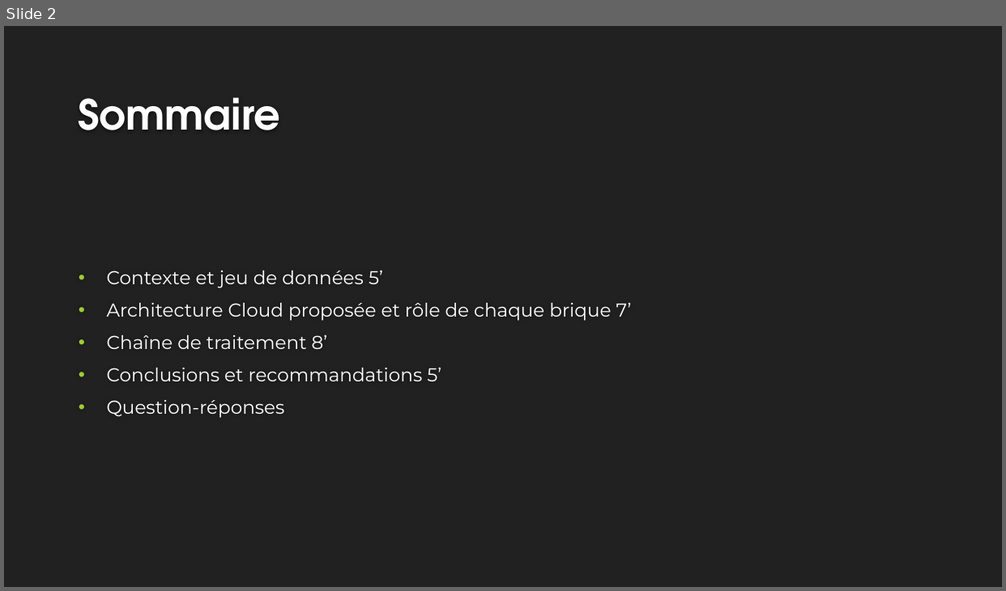
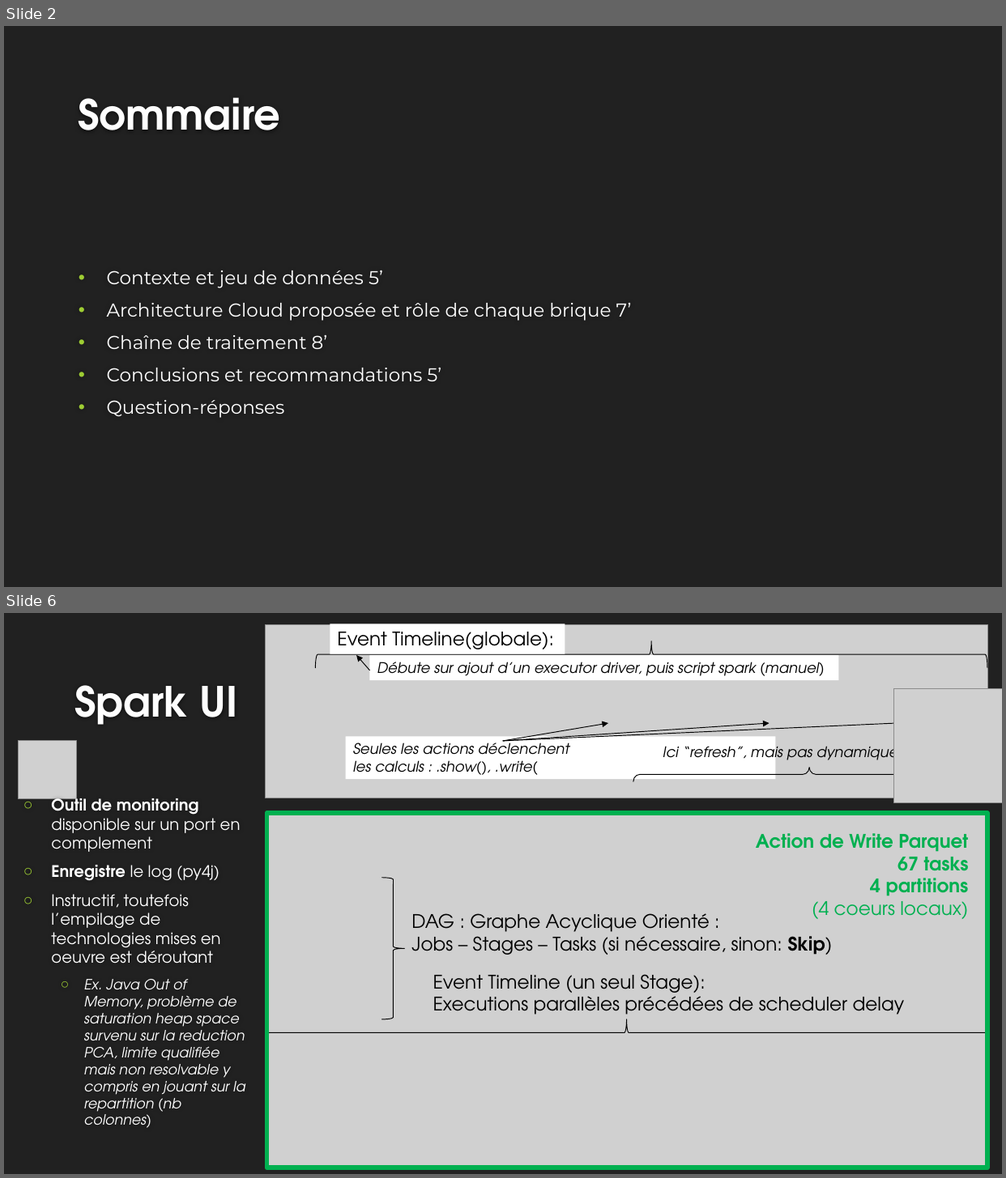
Before and after one commit to EtienneLardeur/P8_FruitsRecognition, a slide deck: P8_Big_Data.pptx. Shown one above the other, each under a label of ours: slide 2 before the commit, slides 2 and 6 after it; the slides between them are not shown. The pictures are 1006x591 and 1006x1178 pixels, drawn with LibreOffice and Linux fonts; fonts in the diff are those of the drawing; grey boxes stand for pictures; background and template pictures are left out. Boxes give left, top, right and bottom in pixels: in the first picture for what was removed or moved away, otherwise in the second. Text is boxed around its words. In the diff, an @@ line names an element or a change of style, - is before the commit and + after.

```diff
--- a/P8_Big_Data.pptx
+++ b/P8_Big_Data.pptx
@@ slide 6 added at (4, 613, 1002, 1174), background #212121 @@
@@ picture added at (266, 625, 987, 798) @@
@@ rectangle added at (330, 624, 565, 653), fill #FFFFFF, 18 pt, text #000000 @@
+Event Timeline(globale):
@@ right brace added at (315, 641, 987, 667), outline #000000 0.75 pt @@
@@ arrow added from (370, 671) to (356, 655), #000000 0.75 pt @@
@@ rectangle added at (370, 655, 839, 680), fill #FFFFFF, 14 pt, text #000000, italic @@
+Débute sur ajout d’un executor driver, puis script spark (manuel)
@@ title added at (74, 685, 238, 725), 40 pt, text #FEFEFE, bold @@
+Spark UI
@@ picture added at (894, 688, 1002, 803) @@
@@ arrow added from (503, 741) to (608, 723), #000000 0.75 pt @@
@@ arrow added from (503, 741) to (769, 723), #000000 0.75 pt @@
@@ arrow added from (503, 741) to (974, 720), #000000 0.75 pt @@
@@ picture added at (19, 741, 77, 799) @@
@@ rectangle added at (345, 736, 775, 779), fill #FFFFFF, 14 pt, text #000000, italic @@
+Seules les actions déclenchent
+les calculs : .show(), .write(
@@ text added at (663, 743, 898, 764), 14 pt, text #000000, italic @@
+Ici “refresh”, mais pas dynamique
@@ right brace added at (633, 767, 974, 781), outline #000000 0.75 pt @@
@@ text added at (51, 813, 245, 1115), 13.6 pt, text #FFFFFF, italic @@
+○ Outil de monitoring disponible sur un port en complement
+○ Enregistre le log (py4j)
+○ Instructif, toutefois l’empilage de technologies mises en oeuvre est déroutant
+  ○ Ex. Java Out of Memory, problème de saturation heap space survenu sur la reduction PCA, limite qualifiée mais non resolvable y compris en jouant sur la repartition (nb colonnes)
@@ picture added at (266, 812, 987, 1169) @@
@@ rectangle added at (266, 813, 987, 1169), outline #00B050 4.5 pt @@
@@ text added at (756, 833, 969, 919), 18 pt, text #00B050, bold @@
+Action de Write Parquet
+67 tasks
+4 partitions
+(4 coeurs locaux)
@@ right brace added at (382, 878, 404, 1020), outline #000000 0.75 pt @@
@@ text added at (411, 914, 833, 955), 18 pt, text #000000 @@
+DAG : Graphe Acyclique Orienté :
+Jobs – Stages – Tasks (si nécessaire, sinon: Skip)
@@ text added at (433, 974, 905, 1020), 18 pt, text #000000 @@
+Event Timeline (un seul Stage):
+Executions parallèles précédées de scheduler delay
@@ right brace added at (266, 1020, 988, 1047), outline #000000 0.75 pt @@
```
Also in this commit, not shown: 7 slides changed, 3 slides removed.
